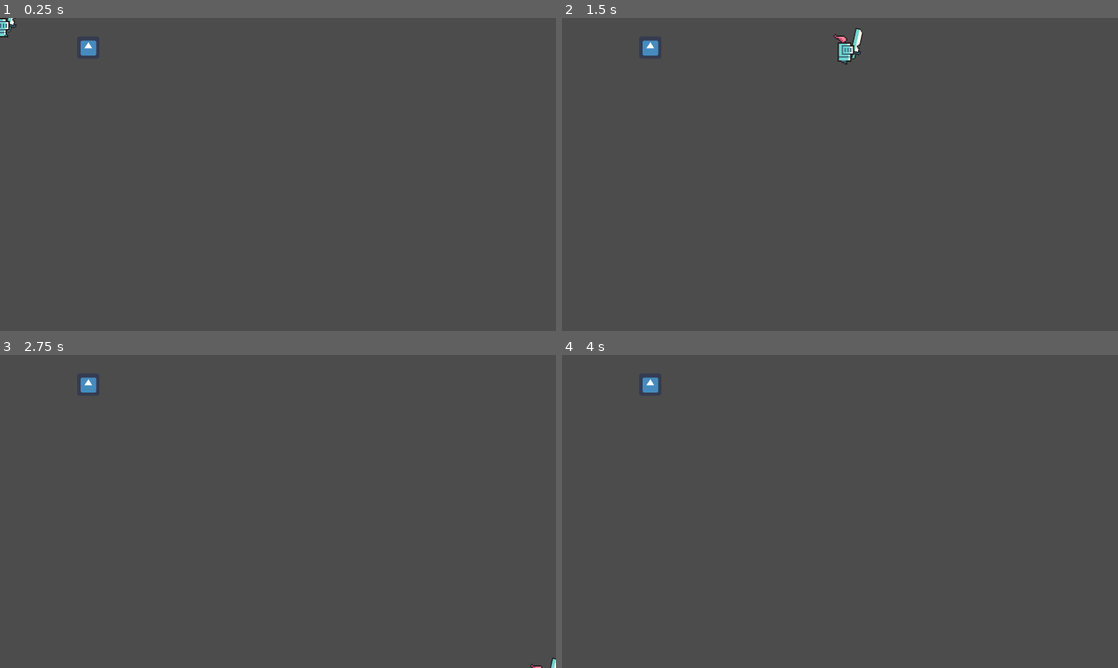
Above: before the commit, frames 1-4 (two rows, left to right).
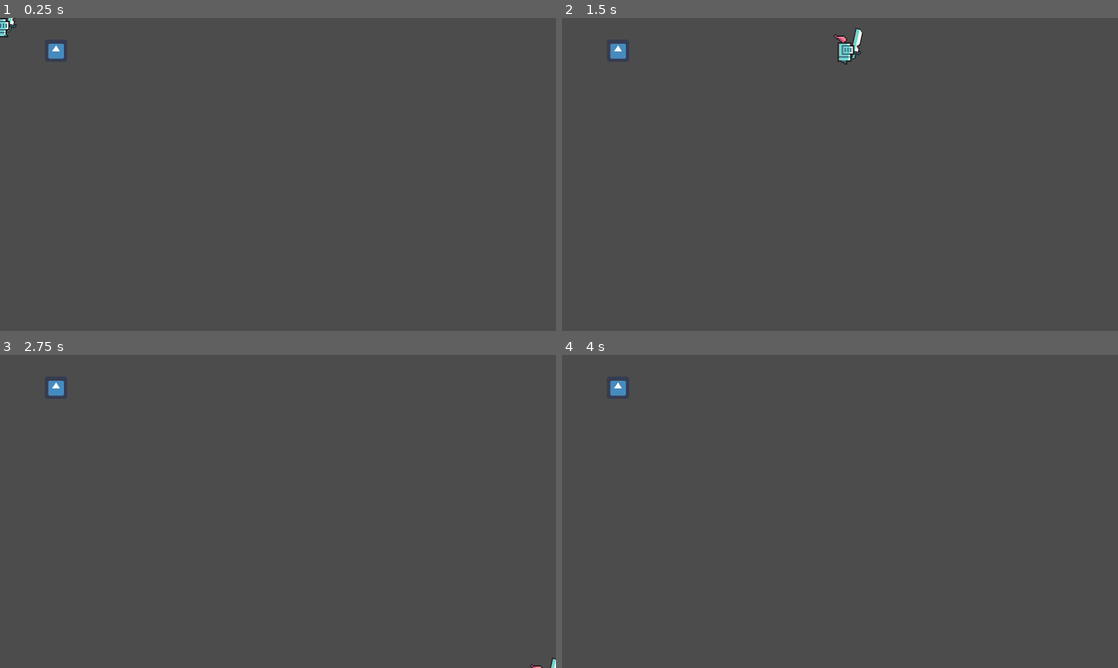
Above: after the commit, the same moments.

Repository: guillermo-st/roguelike-tdl
Game: Godot game, scene res://scenes/player/PlayerTest.tscn
Two runs of this game, one before a commit and one after it. Both use one fixed random seed, a clock stepped at 60 frames per second and the inputs below. This scene is started directly instead of the project's main scene. The engine's default icon, where the game draws it, is replaced by a stand-in: a white triangle on a blue panel in a dark square.
Inputs:
- Up to frame 1 (0.25 s): no input
- Up to frame 2 (1.5 s): hold Right (ui_right) 0.53-1.28 s; hold Down (ui_down) from 1.28 s (still down)
- Up to frame 3 (2.75 s): release Down (ui_down) at 2.03 s; hold Right (ui_right) from 2.03 s (still down)
- Up to frame 4 (4 s): release Right (ui_right) at 2.78 s; hold Up (ui_up) 2.78-3.53 s; tap Enter at 3.5 s; hold Left (ui_left) from 3.53 s (still down)

The runs differ from the first frame. In frame 1, 0.3% of the frame differs, in the area x 8-18%, y 7-14%; in frame 2, 0.3%; in frame 3, 0.3%; in frame 4, 0.3%.

Commit message:
enemy has a kinematic body

Diff:
--- a/scenes/player/PlayerTest.tscn
+++ b/scenes/player/PlayerTest.tscn
@@ -4,19 +4,18 @@
 [ext_resource path="res://icon.png" type="Texture" id=2]
 
 [sub_resource type="CircleShape2D" id=1]
-radius = 30.1496
+radius = 31.0644
 
 [node name="PlayerTest" type="Node2D"]
 
 [node name="Player" parent="." instance=ExtResource( 1 )]
 
-[node name="Area2D" type="Area2D" parent="."]
-position = Vector2( 252, 84 )
+[node name="KinematicBody2D" type="KinematicBody2D" parent="."]
+position = Vector2( 162, 94 )
 
-[node name="Sprite" type="Sprite" parent="Area2D"]
-position = Vector2( 2, 1 )
+[node name="Sprite" type="Sprite" parent="KinematicBody2D"]
+position = Vector2( -1, 0 )
 texture = ExtResource( 2 )
 
-[node name="CollisionShape2D" type="CollisionShape2D" parent="Area2D"]
-position = Vector2( 3, 1 )
+[node name="CollisionShape2D" type="CollisionShape2D" parent="KinematicBody2D"]
 shape = SubResource( 1 )
--- a/scenes/player/weapon/Weapon.gd
+++ b/scenes/player/weapon/Weapon.gd
@@ -44,7 +44,6 @@
 	$Pivot/Sprite.flip_h = self.position.x < 0
 	$Pivot/Sprite.rotation = -$Pivot/Sprite.rotation
 
-
-func _on_Area2D_area_entered(area):
+func _on_Area2D_body_entered(body):
 	print("HIT")
 	emit_signal("hit")
--- a/scenes/player/weapon/Weapon.tscn
+++ b/scenes/player/weapon/Weapon.tscn
@@ -22,4 +22,4 @@
 shape = SubResource( 1 )
 disabled = true
 
-[connection signal="area_entered" from="Area2D" to="." method="_on_Area2D_area_entered"]
+[connection signal="body_entered" from="Area2D" to="." method="_on_Area2D_body_entered"]
